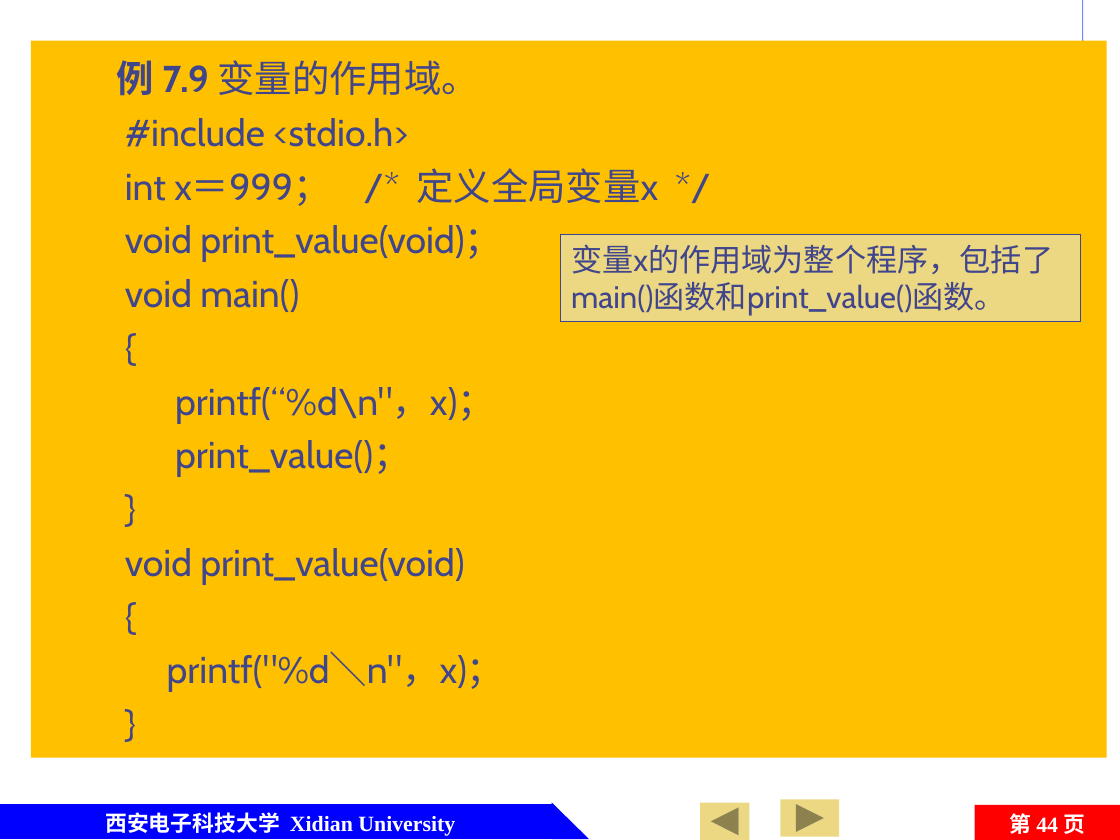
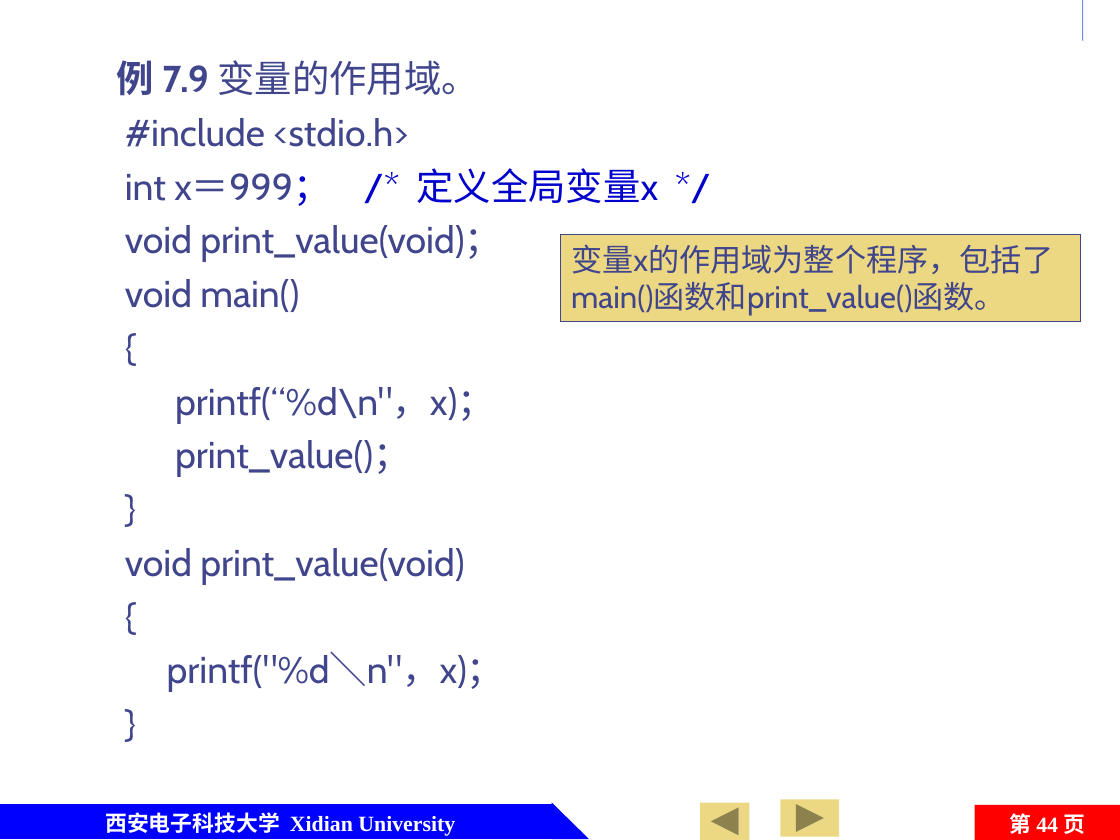
Before and after one commit to jtrfid/C-Repositories, a slide deck: slide 44 of 2015备课/课件/第7章 函数及变量存储类型.pptx. Drawn at 1120x840 pixels with LibreOffice and Linux fonts; fonts in the diff are those of the drawing; background and template pictures are left out. Boxes give left, top, right and bottom in pixels: in the first picture for what was removed or moved away, otherwise in the second. Text is boxed around its words. In the diff, an @@ line names an element or a change of style, - is before the commit and + after.

```diff
--- a/2015备课/课件/第7章 函数及变量存储类型.pptx
+++ b/2015备课/课件/第7章 函数及变量存储类型.pptx
@@ text "例 7.9 变量的作用域。": place and size @@
-text "例 7.9 变量的作用域。" at (31,40,1108,757)
+text "例 7.9 变量的作用域。" at (116,60,659,692)
@@ text "例 7.9 变量的作用域。" at (116,60,659,692): fill #FFC000 to none @@
@@ text at (125,168,659,206): text colour #40458C to #0000CC in "x＝999； /* 定义全局变量x */" @@
```
Also in this commit, not shown: 16 other slides changed.
